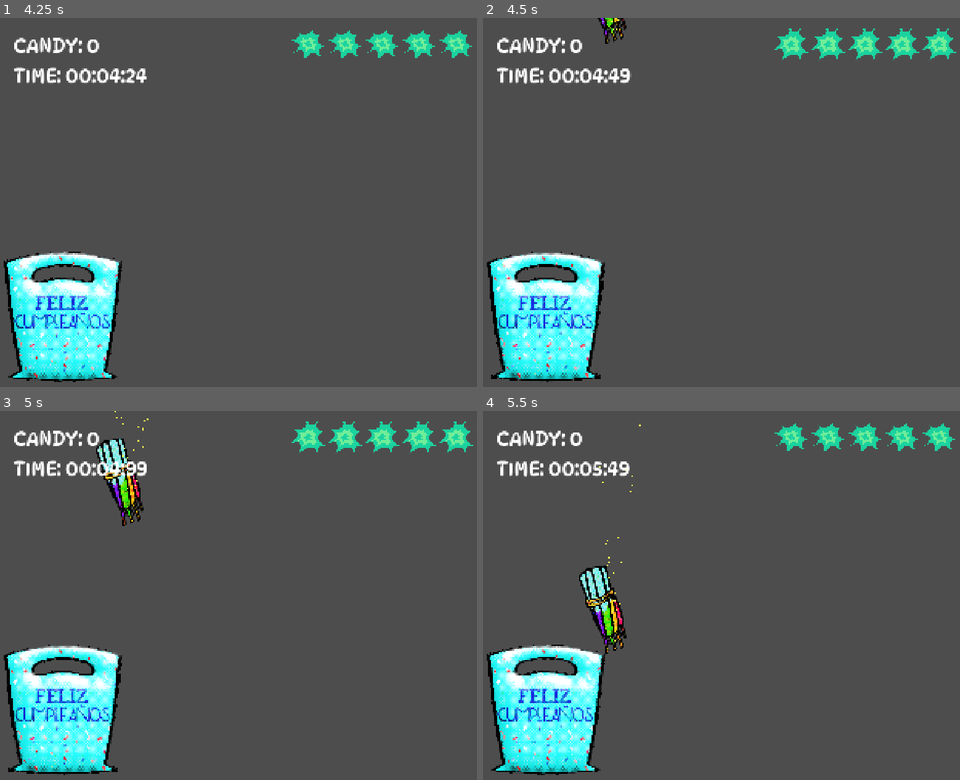
Above: before the commit, frames 1-4 (two rows, left to right).
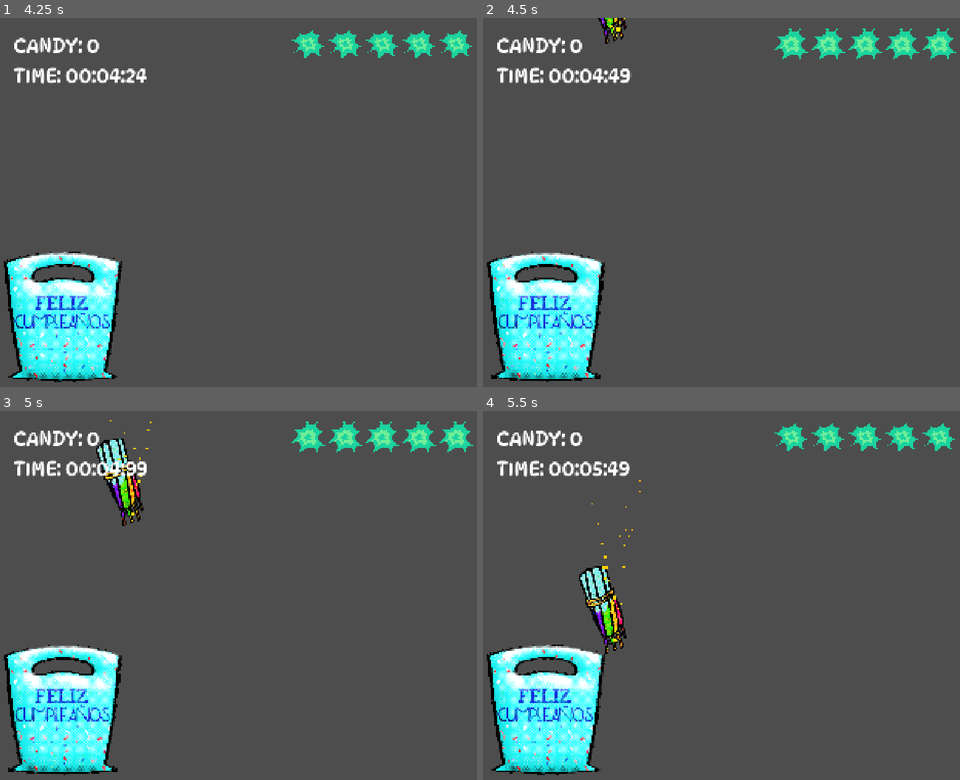
Above: after the commit, the same moments.

Repository: LucMat50/RGDCGameJam2026
Game: Godot game, scene res://Scenes/main_game.tscn
The game is run twice, just before and just after one commit, with the same random seed, the same clock (stepped at 60 frames per second) and the same inputs.
Inputs (mouse positions are in pixels of both pictures, inside the frame that each line leads up to):
- Up to frame 1 (4.25 s): drag from (62, 316) to (290, 121) at 0.52 s; drag from (143, 220) to (62, 316) at 1.27 s; move the mouse to (290, 121) at 2.02 s; click (290, 121) at 2.17 s; drag from (219, 276) to (95, 147) at 2.77 s; move the mouse to (391, 257) at 3.52 s; click (391, 257) at 3.67 s
- Up to frame 2 (4.5 s): drag from (578, 147) to (545, 316) at 4.27 s
- Up to frame 3 (5 s): no input
- Up to frame 4 (5.5 s): move the mouse to (602, 477) at 5.02 s; click (602, 477) at 5.17 s

Frame 1 is identical in both runs. In frame 2, less than 0.1% of the frame differs, in the area x 26-30%, y 0-5%; in frame 3, less than 0.1%; in frame 4, less than 0.1%, in the area x 22-34%, y 3-63%.

Commit message:
explosion particles

Diff:
--- /dev/null
+++ b/rgdc-game-jam-2026/Scenes/Pickables/spawner.tscn
@@ -0,0 +1,17 @@
+[gd_scene format=3 uid="uid://c0pmlq1afn5cw"]
+
+[ext_resource type="Script" uid="uid://jtilxpv841oh" path="res://Scripts/spawner.gd" id="1_67c4q"]
+[ext_resource type="PackedScene" uid="uid://mfg1ipq2alea" path="res://Scenes/Pickables/candy.tscn" id="2_aum6o"]
+[ext_resource type="PackedScene" uid="uid://b6dmhu1ho1stk" path="res://Scenes/Pickables/Firecracker/abejita.tscn" id="3_hpg5u"]
+[ext_resource type="PackedScene" uid="uid://jan1t2pv30u5" path="res://Scenes/Pickables/Firecracker/cara_de_diablo.tscn" id="4_uuykj"]
+[ext_resource type="PackedScene" uid="uid://5x1qhytwscmk" path="res://Scenes/Pickables/Firecracker/cebollita.tscn" id="5_gbi7f"]
+[ext_resource type="PackedScene" uid="uid://ct0478wondb6f" path="res://Scenes/Pickables/Firecracker/chifladores.tscn" id="6_uogdr"]
+[ext_resource type="PackedScene" uid="uid://ypbmw4upk72e" path="res://Scenes/Pickables/Firecracker/paloma.tscn" id="7_exnwe"]
+[ext_resource type="PackedScene" uid="uid://cnkvhshgyp8pl" path="res://Scenes/Pickables/Firecracker/pelota_de_humo.tscn" id="8_6r7dl"]
+
+[node name="Spawner" type="Marker2D" unique_id=418721115]
+script = ExtResource("1_67c4q")
+candy_scene = ExtResource("2_aum6o")
+firecrackers_scenes = Array[PackedScene]([ExtResource("3_hpg5u"), ExtResource("4_uuykj"), ExtResource("5_gbi7f"), ExtResource("6_uogdr"), ExtResource("7_exnwe"), ExtResource("8_6r7dl")])
+
+[node name="Timer" type="Timer" parent="." unique_id=805854834]
--- /dev/null
+++ b/rgdc-game-jam-2026/Scenes/VFX/explosion.tscn
@@ -0,0 +1,42 @@
+[gd_scene format=3 uid="uid://bf72tadq42s4g"]
+
+[ext_resource type="Texture2D" uid="uid://eqrfr24r8qr3" path="res://Assets/Particles/Explosion.png" id="1_b6uhe"]
+
+[sub_resource type="Gradient" id="Gradient_r3pws"]
+colors = PackedColorArray(0.9647059, 0.8, 0, 1, 0.92348456, 0, 0.20136604, 1)
+
+[sub_resource type="GradientTexture1D" id="GradientTexture1D_b6uhe"]
+gradient = SubResource("Gradient_r3pws")
+
+[sub_resource type="Curve" id="Curve_elejt"]
+_data = [Vector2(0, 1), 0.0, 0.0, 0, 0, Vector2(1, 0), 0.0, 0.0, 0, 0]
+point_count = 2
+
+[sub_resource type="CurveTexture" id="CurveTexture_dwx3y"]
+curve = SubResource("Curve_elejt")
+
+[sub_resource type="ParticleProcessMaterial" id="ParticleProcessMaterial_r3pws"]
+particle_flag_disable_z = true
+spread = 180.0
+initial_velocity_min = 60.0
+initial_velocity_max = 100.0
+gravity = Vector3(0, 98, 0)
+damping_min = 30.000002
+damping_max = 30.000002
+scale_min = 0.5
+scale_max = 12.0
+scale_curve = SubResource("CurveTexture_dwx3y")
+color_ramp = SubResource("GradientTexture1D_b6uhe")
+
+[node name="Explosion" type="Node2D" unique_id=561904064]
+
+[node name="GPUParticles2D" type="GPUParticles2D" parent="." unique_id=1636972887]
+texture_filter = 1
+scale = Vector2(10, 10)
+emitting = false
+amount = 15
+texture = ExtResource("1_b6uhe")
+one_shot = true
+speed_scale = 2.0
+explosiveness = 1.0
+process_material = SubResource("ParticleProcessMaterial_r3pws")
--- a/rgdc-game-jam-2026/Scenes/VFX/smoke.tscn
+++ b/rgdc-game-jam-2026/Scenes/VFX/smoke.tscn
@@ -1,15 +1,40 @@
 [gd_scene format=3 uid="uid://1r71gbov8mdu"]
 
-[sub_resource type="ParticleProcessMaterial" id="ParticleProcessMaterial_qwpxg"]
+[ext_resource type="Texture2D" uid="uid://cdq5jkwxyoe8l" path="res://Assets/Particles/Smoke.png" id="1_372dr"]
+
+[sub_resource type="Gradient" id="Gradient_372dr"]
+colors = PackedColorArray(1, 1, 1, 1, 1, 1, 1, 0)
+
+[sub_resource type="GradientTexture1D" id="GradientTexture1D_372dr"]
+gradient = SubResource("Gradient_372dr")
+
+[sub_resource type="Curve" id="Curve_k4fsy"]
+_data = [Vector2(0, 1), 0.0, 0.0, 0, 0, Vector2(1, 0), 0.0, 0.0, 0, 0]
+point_count = 2
+
+[sub_resource type="CurveTexture" id="CurveTexture_6au4g"]
+curve = SubResource("Curve_k4fsy")
+
+[sub_resource type="ParticleProcessMaterial" id="ParticleProcessMaterial_k4fsy"]
 particle_flag_disable_z = true
 spread = 180.0
-initial_velocity_min = 100.0
-initial_velocity_max = 100.0
-gravity = Vector3(0, 45, 0)
+initial_velocity_min = 25.0
+initial_velocity_max = 75.0
+gravity = Vector3(0, 0, 0)
+damping_min = 26.923
+damping_max = 26.923
+scale_min = 0.5
+scale_max = 60.0
+scale_curve = SubResource("CurveTexture_6au4g")
+color_ramp = SubResource("GradientTexture1D_372dr")
 
-[node name="Smoke" type="Node2D" unique_id=618060829]
-
-[node name="GPUParticles2D" type="GPUParticles2D" parent="." unique_id=2127020360]
-amount = 20
-explosiveness = 0.08
-process_material = SubResource("ParticleProcessMaterial_qwpxg")
+[node name="Smoke" type="GPUParticles2D" unique_id=1921814268]
+texture_filter = 1
+scale = Vector2(9, 9)
+emitting = false
+amount = 30
+texture = ExtResource("1_372dr")
+lifetime = 3.0
+one_shot = true
+explosiveness = 1.0
+process_material = SubResource("ParticleProcessMaterial_k4fsy")
--- a/rgdc-game-jam-2026/Scenes/VFX/spark.tscn
+++ b/rgdc-game-jam-2026/Scenes/VFX/spark.tscn
@@ -1,17 +1,36 @@
 [gd_scene format=3 uid="uid://4ij5eij0kgv2"]
+
+[sub_resource type="Gradient" id="Gradient_7g58j"]
+offsets = PackedFloat32Array(0.012295082, 1)
+colors = PackedColorArray(1, 0.9137255, 0.08627451, 1, 1, 0.56078434, 0, 1)
+
+[sub_resource type="GradientTexture1D" id="GradientTexture1D_5i76y"]
+gradient = SubResource("Gradient_7g58j")
+
+[sub_resource type="Curve" id="Curve_a35e4"]
+_data = [Vector2(0, 1), 0.0, 0.0, 0, 0, Vector2(1, 0), 0.0, 0.0, 0, 0]
+point_count = 2
+
+[sub_resource type="CurveTexture" id="CurveTexture_ik6es"]
+curve = SubResource("Curve_a35e4")
 
 [sub_resource type="ParticleProcessMaterial" id="ParticleProcessMaterial_7g58j"]
 particle_flag_disable_z = true
 spread = 180.0
 initial_velocity_min = 100.0
 initial_velocity_max = 100.0
-gravity = Vector3(0, 98, 0)
-scale_max = 6.0
+gravity = Vector3(0, 200, 0)
+damping_min = 20.0
+damping_max = 20.0
+scale_max = 15.0
+scale_curve = SubResource("CurveTexture_ik6es")
 color = Color(1, 1, 0.31764707, 1)
+color_ramp = SubResource("GradientTexture1D_5i76y")
 
 [node name="Spark" type="Node2D" unique_id=917205202]
 
 [node name="GPUParticles2D" type="GPUParticles2D" parent="." unique_id=653132671]
+scale = Vector2(1.5, 1.5)
 amount = 60
 lifetime = 1.1
 explosiveness = 0.09
--- a/rgdc-game-jam-2026/Scenes/drop.tscn
+++ b/rgdc-game-jam-2026/Scenes/drop.tscn
@@ -2,7 +2,7 @@
 
 [ext_resource type="Script" uid="uid://d10ymbdfyxykq" path="res://Scripts/drop.gd" id="1_lbfjw"]
 [ext_resource type="Texture2D" uid="uid://btd6ele0xmv4n" path="res://Assets/Bag/bag.png" id="2_pcs5o"]
-[ext_resource type="Shader" uid="uid://dawhn1paqsows" path="res://Assets/outline.gdshader" id="2_r0ybf"]
+[ext_resource type="Shader" uid="uid://dawhn1paqsows" path="res://Assets/Shaders/outline.gdshader" id="2_r0ybf"]
 
 [sub_resource type="ShaderMaterial" id="ShaderMaterial_1okqs"]
 shader = ExtResource("2_r0ybf")
--- a/rgdc-game-jam-2026/Scenes/main_game.tscn
+++ b/rgdc-game-jam-2026/Scenes/main_game.tscn
@@ -1,6 +1,6 @@
 [gd_scene format=3 uid="uid://c0tgn36lh2ucn"]
 
-[ext_resource type="PackedScene" uid="uid://c0pmlq1afn5cw" path="res://Scenes/spawner.tscn" id="2_pu3va"]
+[ext_resource type="PackedScene" uid="uid://c0pmlq1afn5cw" path="res://Scenes/Pickables/spawner.tscn" id="2_pu3va"]
 [ext_resource type="PackedScene" uid="uid://k8gxoiihtfr5" path="res://Scenes/drop.tscn" id="3_0e3vx"]
 [ext_resource type="PackedScene" uid="uid://7lwoaiswack3" path="res://Scenes/custom_cursor.tscn" id="3_6j5ir"]
 [ext_resource type="PackedScene" uid="uid://b2hl33xlpxldv" path="res://Scenes/HUD/hud.tscn" id="4_6j5ir"]
--- a/rgdc-game-jam-2026/Scenes/spawner.tscn
+++ /dev/null
@@ -1,17 +0,0 @@
-[gd_scene format=3 uid="uid://c0pmlq1afn5cw"]
-
-[ext_resource type="Script" uid="uid://jtilxpv841oh" path="res://Scripts/spawner.gd" id="1_67c4q"]
-[ext_resource type="PackedScene" uid="uid://mfg1ipq2alea" path="res://Scenes/candy.tscn" id="2_aum6o"]
-[ext_resource type="PackedScene" uid="uid://b6dmhu1ho1stk" path="res://Scenes/Firecracker/abejita.tscn" id="3_hpg5u"]
-[ext_resource type="PackedScene" uid="uid://jan1t2pv30u5" path="res://Scenes/Firecracker/cara_de_diablo.tscn" id="4_uuykj"]
-[ext_resource type="PackedScene" uid="uid://5x1qhytwscmk" path="res://Scenes/Firecracker/cebollita.tscn" id="5_gbi7f"]
-[ext_resource type="PackedScene" uid="uid://ct0478wondb6f" path="res://Scenes/Firecracker/chifladores.tscn" id="6_uogdr"]
-[ext_resource type="PackedScene" uid="uid://ypbmw4upk72e" path="res://Scenes/Firecracker/paloma.tscn" id="7_exnwe"]
-[ext_resource type="PackedScene" uid="uid://cnkvhshgyp8pl" path="res://Scenes/Firecracker/pelota_de_humo.tscn" id="8_6r7dl"]
-
-[node name="Spawner" type="Marker2D" unique_id=418721115]
-script = ExtResource("1_67c4q")
-candy_scene = ExtResource("2_aum6o")
-firecrackers_scenes = Array[PackedScene]([ExtResource("3_hpg5u"), ExtResource("4_uuykj"), ExtResource("5_gbi7f"), ExtResource("6_uogdr"), ExtResource("7_exnwe"), ExtResource("8_6r7dl")])
-
-[node name="Timer" type="Timer" parent="." unique_id=805854834]
--- a/rgdc-game-jam-2026/Scripts/Pickables/Firecracker/firecracker.gd
+++ b/rgdc-game-jam-2026/Scripts/Pickables/Firecracker/firecracker.gd
@@ -22,6 +22,7 @@
 @export var detonation_time: float
 @export var spark_offset: Vector2
 @export var detonation_type: String
+@export var detonation_color: Color
 @export var detonation_boom: AudioStreamPlayer
 
 # ONREADY VARIABLES
@@ -29,10 +30,9 @@
 
 # CONSTANT VARIABLES
 const SPARK_PARTICLES = preload("res://Scenes/VFX/spark.tscn")
-
-# SIGNALS
-#signal boom(danger: int, tax: int, type: String)
-#signal lost_life(stun: float)
+const SMOKE_PARTICLES = preload("res://Scenes/VFX/smoke.tscn")
+const EXPLOSION_PARTICLES = preload("res://Scenes/VFX/explosion.tscn")
+const CONFETTI_PARTICLES = preload("res://Scenes/VFX/confetti.tscn")
 
 # READY
 # starts detonation timer
@@ -67,4 +67,15 @@
 		print("SIGNAL LOST LIFE EMITTED")
 		GameEvents.lost_life.emit(stun_time)
 
+	explosion_particles()
 	queue_free()
+
+# EXPLOSION PARTICLES
+#	adds explosion to firecracker/firework
+func explosion_particles():
+	#var smoke = SMOKE_PARTICLES.instantiate()
+	#smoke.position = global_position
+	#get_tree().current_scene.add_child(smoke)
+	var explosion = EXPLOSION_PARTICLES.instantiate()
+	explosion.position = global_position
+	GameManager.add_child(explosion)
--- a/rgdc-game-jam-2026/Scripts/hud.gd
+++ b/rgdc-game-jam-2026/Scripts/hud.gd
@@ -41,6 +41,7 @@
 #	decreases life counter by 1
 func lose_life():
 	life_counter -= 1
+	print("LIFE COUNTER: " + str(life_counter))
 
 	for i in lives.size():
 		lives[i].set_alive()
Binary file added: rgdc-game-jam-2026/Assets/Particles/Explosion.png
Not shown, added: rgdc-game-jam-2026/Assets/Particles/Explosion.png.import
Binary file added: rgdc-game-jam-2026/Assets/Particles/Smoke.png
Not shown, added: rgdc-game-jam-2026/Assets/Particles/Smoke.png.import
Renamed: rgdc-game-jam-2026/Assets/outline.gdshader -> rgdc-game-jam-2026/Assets/Shaders/outline.gdshader
Renamed: rgdc-game-jam-2026/Assets/outline.gdshader.uid -> rgdc-game-jam-2026/Assets/Shaders/outline.gdshader.uid
Renamed: rgdc-game-jam-2026/Scenes/Firecracker/abejita.tscn -> rgdc-game-jam-2026/Scenes/Pickables/Firecracker/abejita.tscn
Renamed: rgdc-game-jam-2026/Scenes/Firecracker/cara_de_diablo.tscn -> rgdc-game-jam-2026/Scenes/Pickables/Firecracker/cara_de_diablo.tscn
Renamed: rgdc-game-jam-2026/Scenes/Firecracker/cebollita.tscn -> rgdc-game-jam-2026/Scenes/Pickables/Firecracker/cebollita.tscn
Renamed: rgdc-game-jam-2026/Scenes/Firecracker/chifladores.tscn -> rgdc-game-jam-2026/Scenes/Pickables/Firecracker/chifladores.tscn
Renamed: rgdc-game-jam-2026/Scenes/Firecracker/firecracker.tscn -> rgdc-game-jam-2026/Scenes/Pickables/Firecracker/firecracker.tscn
Renamed: rgdc-game-jam-2026/Scenes/Firecracker/paloma.tscn -> rgdc-game-jam-2026/Scenes/Pickables/Firecracker/paloma.tscn
(and 2 more such lines)
